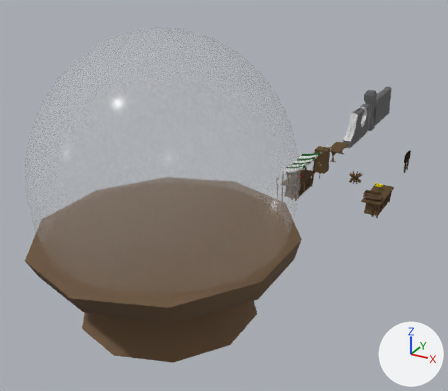
Before and after pictures for a commit that changed the Blender file Assets/Models/allmodels.blend.
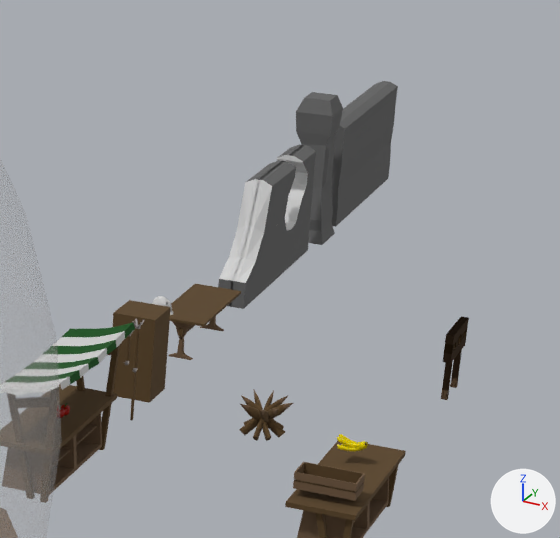
Each version is shown whole from a 50 mm lens placed at (33.2, -75.1, 38.6), pointed at (-7.4, -1.2, 1.7), then close up on the part from 63% to 97% of the width and 17% to 54% of the height. The axes (+X, +Y, +Z) are drawn at lower right. The lights are the same throughout.

Objects in the first close-up: 'basket', 'campfire', 'dome', 'dyby', 'human', 'roof', 'stall', 'stallroofless', 'stone', 'table', 'wall', 'wallGood'.
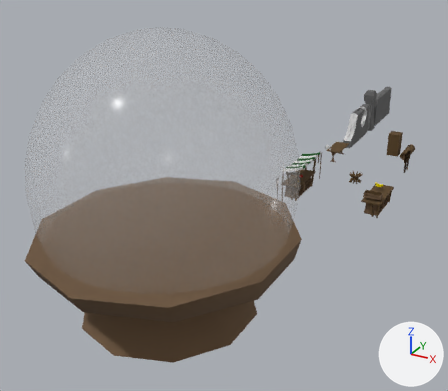
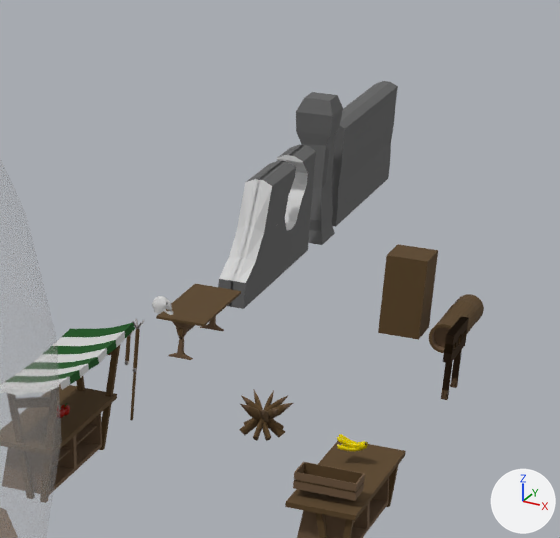
Location of each change, (x1, y1, x2, y2) in pixels of the close-ups (560 x 538 px):
'human', moved: before (113, 300, 171, 403); after (378, 244, 438, 340)
'log', added (brown): after (429, 294, 484, 353)
    faces in mat_drewnociemne (brown #5b4425): (429, 294, 484, 353)
    faces in mat_drewnojasne (brown #6e563f): (432, 327, 450, 350)

The edits, one by one:
Mesh me_cylinder_002 is new.
It has 240 vertices, 218 faces and spans x -0.71..0.71, y -2.61..2.61, z -0.82..0.8.
Faces by material slot: [168, 50].
It uses material mat_drewnociemne (brown #5b4425).
It uses material mat_drewnojasne (brown #6e563f).
Object 'human' (ob_human) moves from (0.07, 19.4, 1.94) to (8.69, 33.56, 1.99).
Object 'log' (ob_log) is new; it shows me_cylinder_002.
Its location is (11.19, 33.65, 0.75).
Its rotation in degrees is (-1.9, 0, 0).
